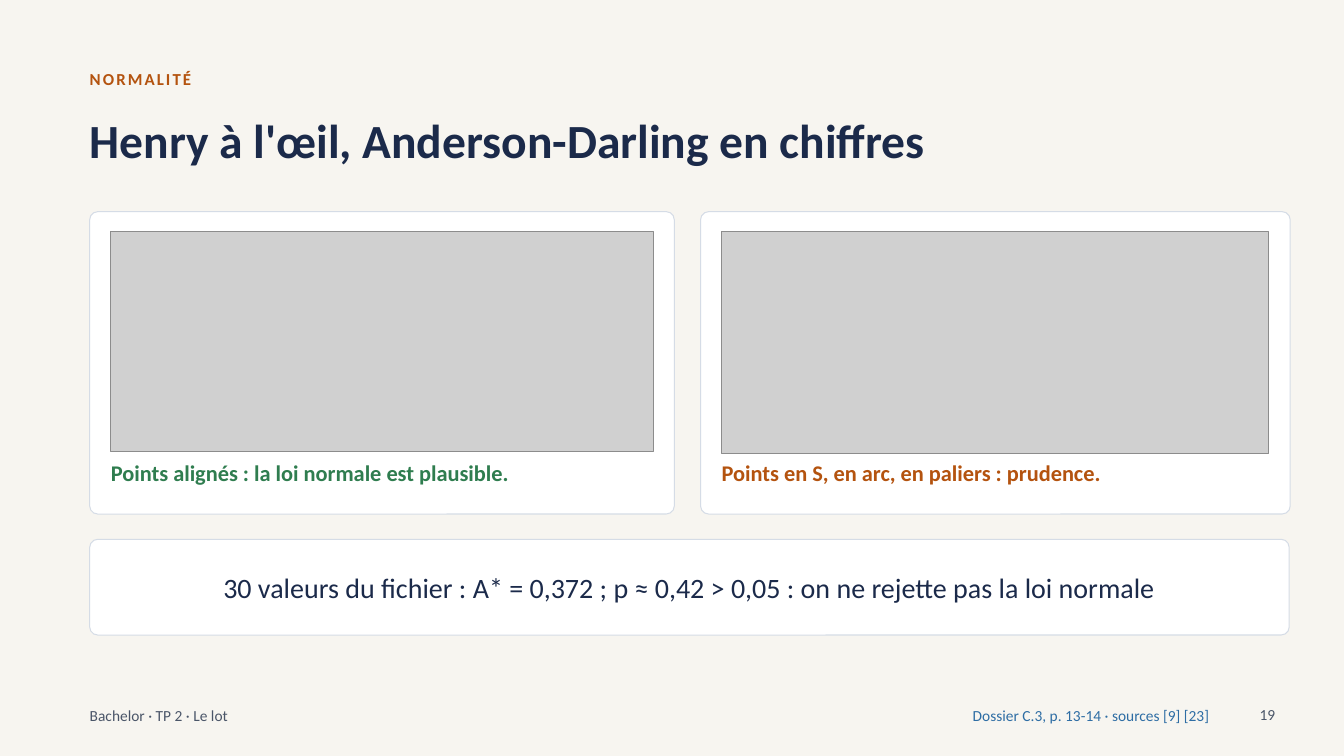
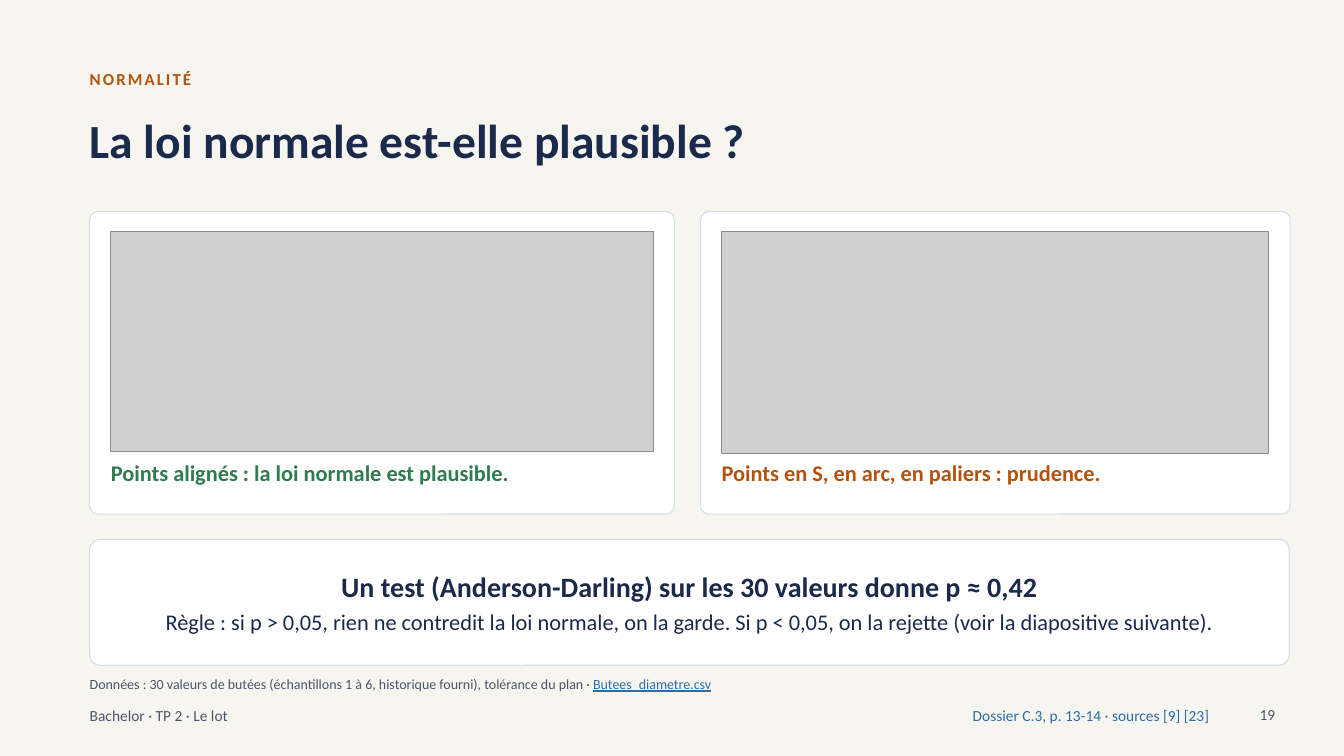
Before and after one commit to sjaubert/000_OI, a slide deck: slide 19 of SPC/Capabilite_SPC_Bachelor.pptx. Drawn at 1344x756 pixels with LibreOffice and Linux fonts; fonts in the diff are those of the drawing; grey boxes stand for pictures. Boxes give left, top, right and bottom in pixels: in the first picture for what was removed or moved away, otherwise in the second. Text is boxed around its words. In the diff, an @@ line names an element or a change of style, - is before the commit and + after.

```diff
--- a/SPC/Capabilite_SPC_Bachelor.pptx
+++ b/SPC/Capabilite_SPC_Bachelor.pptx
@@ title at (x1=90, y1=124, x2=712, y2=166): text changed @@
-Henry à l'œil, Anderson-Darling en chiffres
+La loi normale est-elle plausible ?
@@ rounded rectangle resized from (x1=90, y1=539, x2=1290, y2=635) to (x1=90, y1=539, x2=1290, y2=665) @@
@@ text at (x1=166, y1=576, x2=1212, y2=634): text changed; size 20 to 16 pt @@
-30 valeurs du fichier : A* = 0,372 ; p ≈ 0,42 > 0,05 : on ne rejette pas la loi normale
+Un test (Anderson-Darling) sur les 30 valeurs donne p ≈ 0,42
+Règle : si p > 0,05, rien ne contredit la loi normale, on la garde. Si p < 0,05, on la rejette (voir la diapositive suivante).
@@ text added at (x1=90, y1=679, x2=711, y2=692), 10 pt, text #4A5568 @@
+Données : 30 valeurs de butées (échantillons 1 à 6, historique fourni), tolérance du plan · Butees_diametre.csv
```
Also in this commit, not shown: 23 other slides changed.
